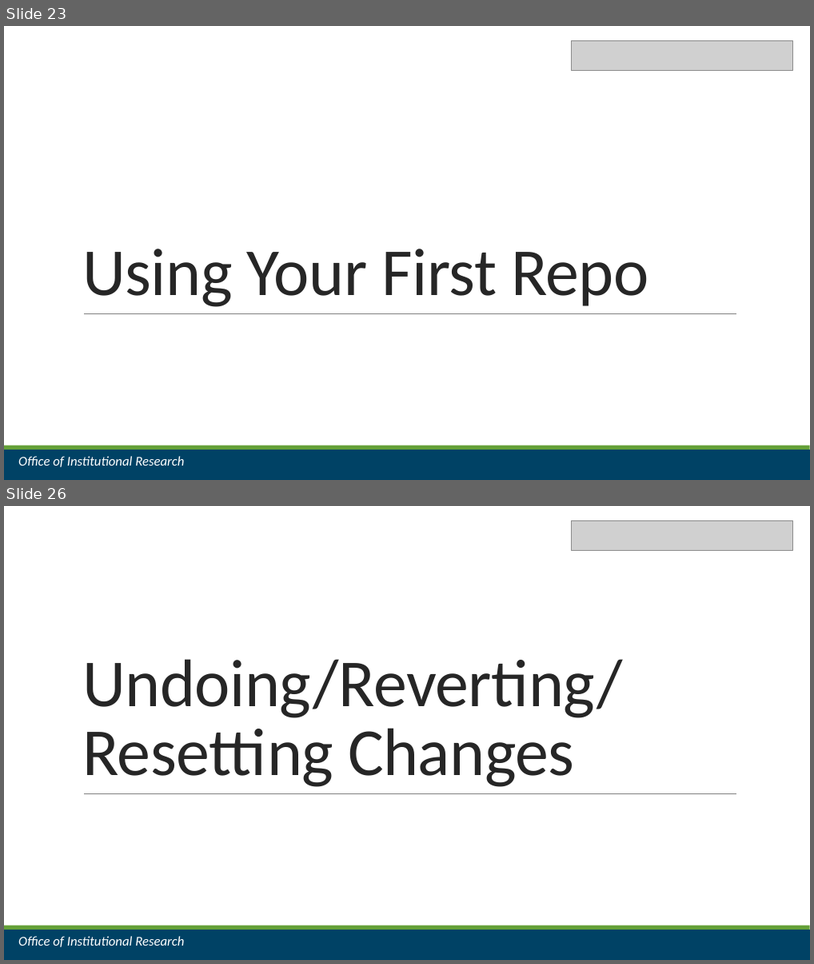
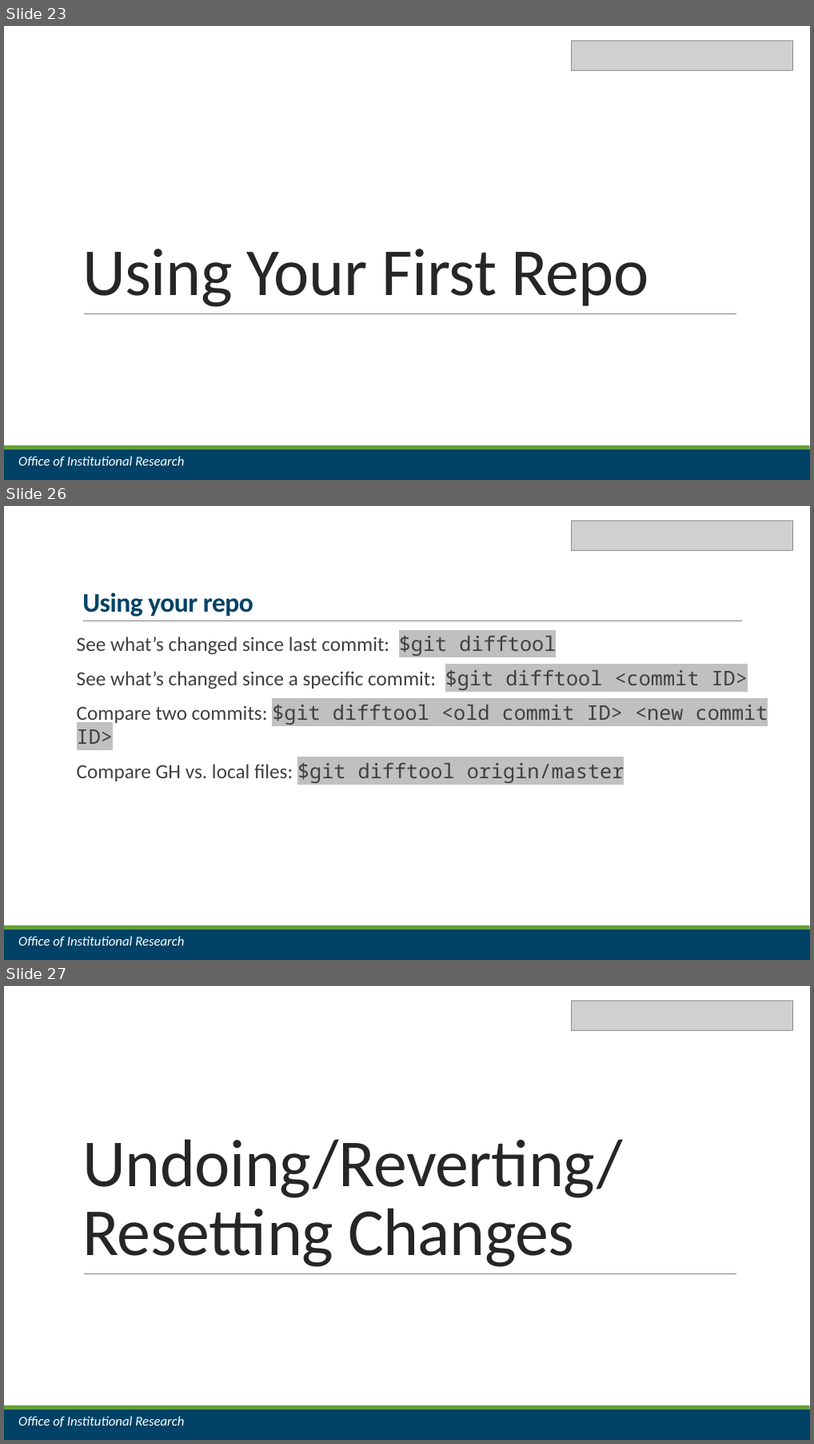
Before and after one commit to jrf1111/Do-You-Git-It-Now, a slide deck: Do You Git It Now.pptx. Shown one above the other, each under a label of ours: slides 23 and 26 before the commit, slides 23, 26 and 27 after it; the slides between them are not shown. The pictures are 814x964 and 814x1444 pixels, drawn with LibreOffice and Linux fonts; fonts in the diff are those of the drawing; grey boxes stand for pictures. Boxes give left, top, right and bottom in pixels: in the first picture for what was removed or moved away, otherwise in the second. Text is boxed around its words. In the diff, an @@ line names an element or a change of style, - is before the commit and + after.

Commit message:
add section on undoing commits

```diff
--- a/Do You Git It Now.pptx
+++ b/Do You Git It Now.pptx
@@ slide 26 added at bbox=[4, 506, 810, 960], background #FFFFFF; not listed: 2 template elements that a slide beside it also shows @@
@@ picture added at bbox=[572, 520, 794, 550] @@
@@ title added at bbox=[82, 592, 254, 616], 32 pt, text #004265, bold @@
+Using your repo
@@ line added from (83, 621) to (742, 621), #808080 0.5 pt @@
@@ text added at bbox=[77, 636, 769, 783], 24 pt, text #404040 @@
+See what’s changed since last commit: $git difftool
+See what’s changed since a specific commit: $git difftool <commit ID>
+Compare two commits: $git difftool <old commit ID> <new commit ID>
+Compare GH vs. local files: $git difftool origin/master
@@ text added at bbox=[18, 936, 184, 947], 16 pt, text #FFFFFF, italic @@
+Office of Institutional Research
@@ what was slide 26 is now slide 27 @@
```
Also in this commit, not shown: 3 slides changed, 2 other slides added.
